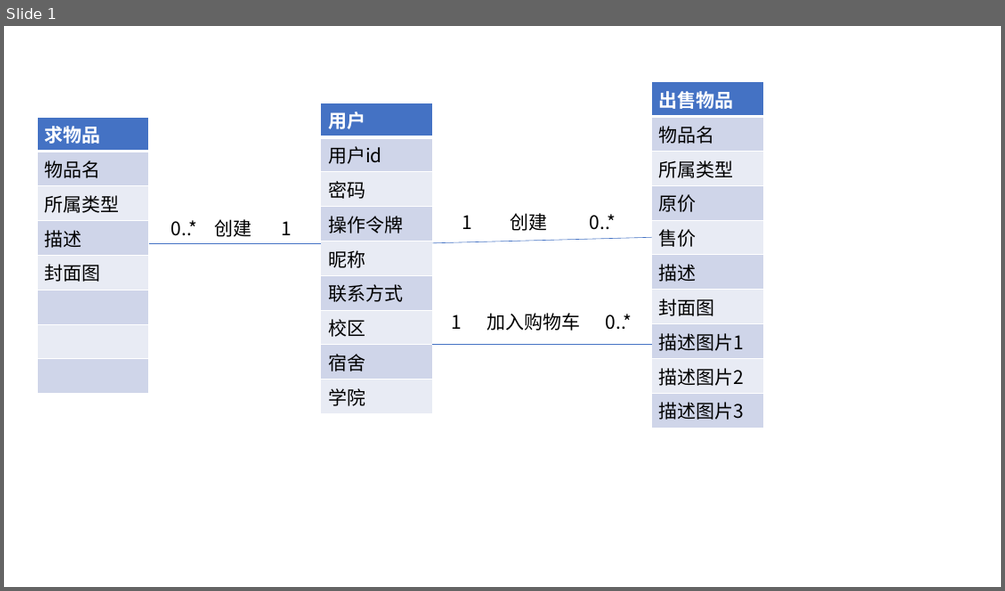
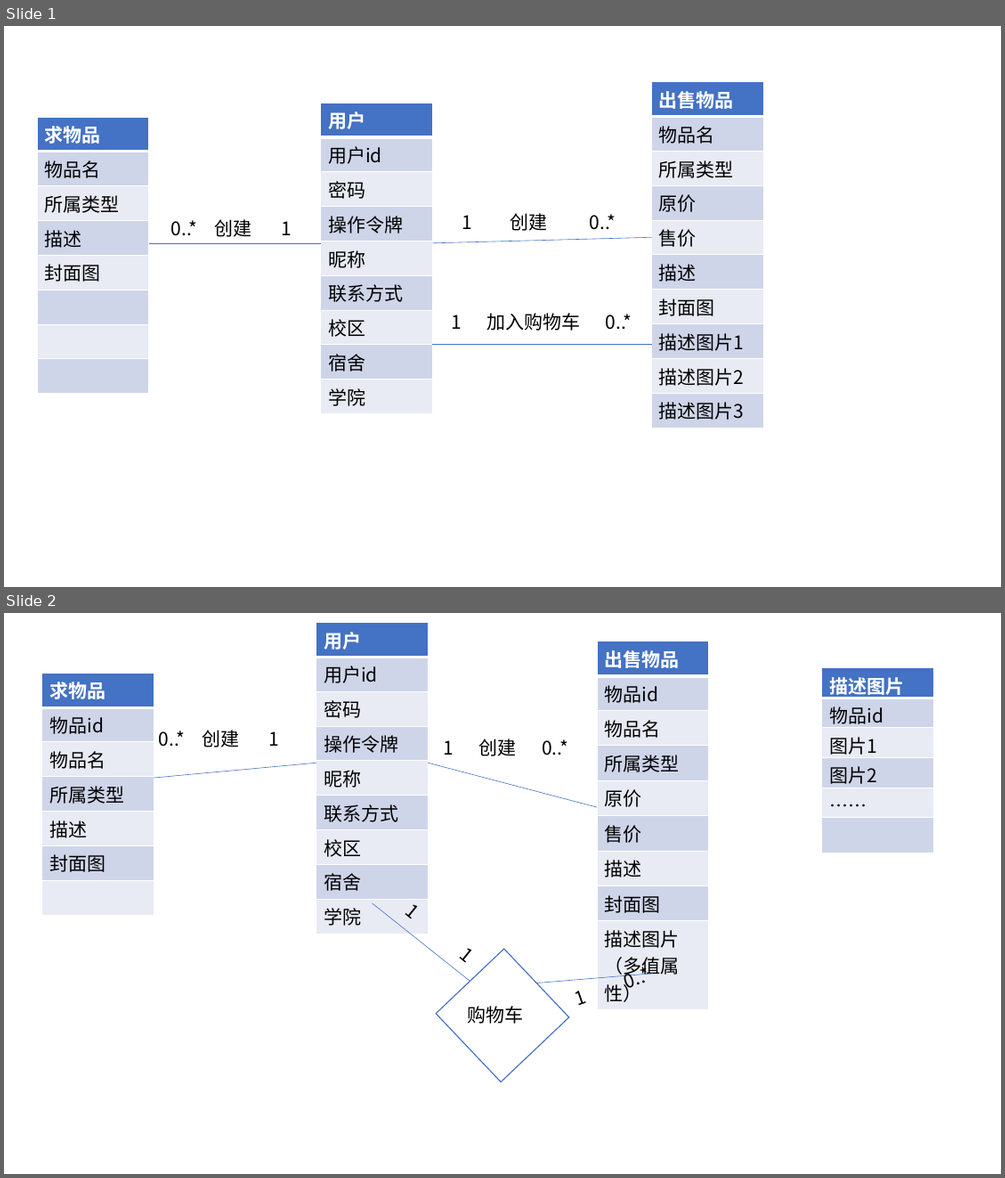
Before and after one commit to LCiZY/db-practical-training-front-end, a slide deck: 上交文档/E-R图.pptx. Shown one above the other, each under a label of ours: slide 1 before the commit, slides 1 and 2 after it. The pictures are 1005x591 and 1005x1178 pixels, drawn with LibreOffice and Linux fonts; fonts in the diff are those of the drawing. Boxes give left, top, right and bottom in pixels: in the first picture for what was removed or moved away, otherwise in the second. Text is boxed around its words. In the diff, an @@ line names an element or a change of style, - is before the commit and + after.

```diff
--- a/上交文档/E-R图.pptx
+++ b/上交文档/E-R图.pptx
@@ slide 2 added at [4, 613, 1001, 1174], background #FFFFFF @@
@@ table added at [316, 623, 428, 929], 9 rows, 1 columns @@
+用户
+用户id
+密码
+操作令牌
+昵称
+联系方式
+校区
+宿舍
+学院
@@ table added at [597, 641, 708, 1005], 9 rows, 1 columns @@
+出售物品
+物品id
+物品名
+所属类型
+原价
+售价
+描述
+封面图
+描述图片（多值属性）
@@ table added at [42, 673, 154, 882], 7 rows, 1 columns @@
+求物品
+物品id
+物品名
+所属类型
+描述
+封面图
+
@@ table added at [822, 667, 933, 852], 6 rows, 1 columns @@
+描述图片
+物品id
+图片1
+图片2
+……
+
@@ text added at [159, 730, 279, 747], 18 pt, text #000000 @@
+0..* 创建 1
@@ text added at [444, 738, 568, 756], 18 pt, text #000000 @@
+1 创建 0..*
@@ line added from (154, 778) to (316, 763), #4472C4 0.5 pt @@
@@ line added from (428, 763) to (597, 807), #4472C4 0.5 pt @@
@@ line added from (469, 981) to (372, 903), #4472C4 0.5 pt @@
@@ text added at [404, 909, 652, 993], 18 pt, text #000000 @@
+1 0..*
@@ rectangle added at [437, 949, 569, 1082], fill #FFFFFF, outline #4472C4 1 pt @@
@@ text added at [458, 954, 587, 1005], 18 pt, text #000000 @@
+1 1
@@ line added from (536, 983) to (653, 973), #4472C4 0.5 pt @@
@@ text added at [467, 1005, 523, 1023], 18 pt, text #000000 @@
+购物车
```
Also in this commit, not shown: 3 other files.
